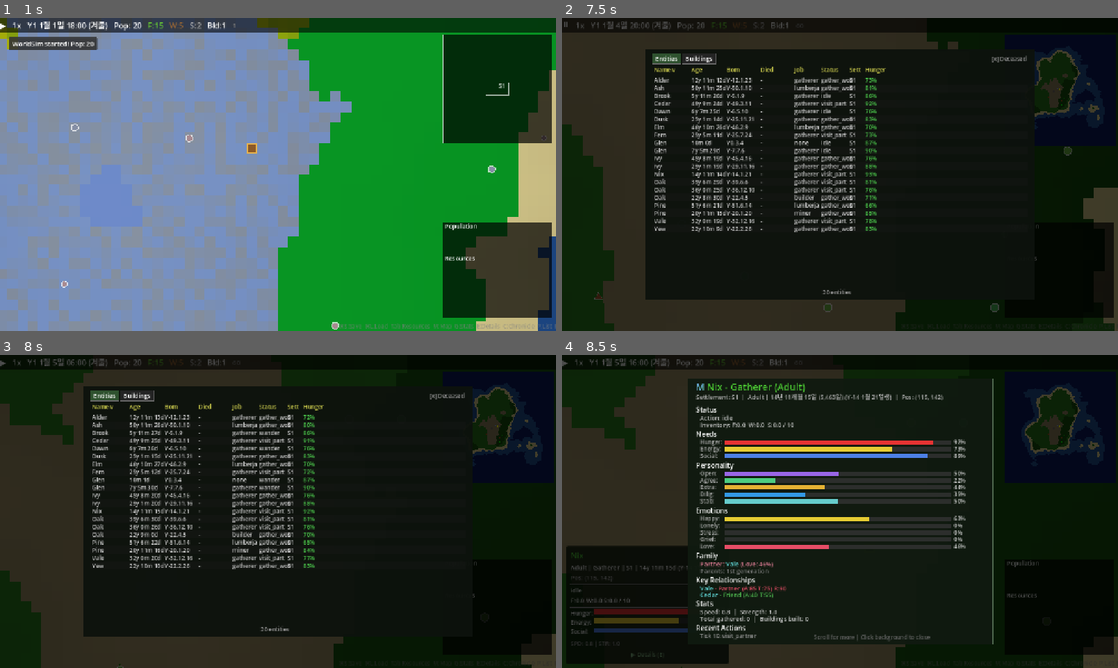
Above: before the commit, frames 1-4 (two rows, left to right).
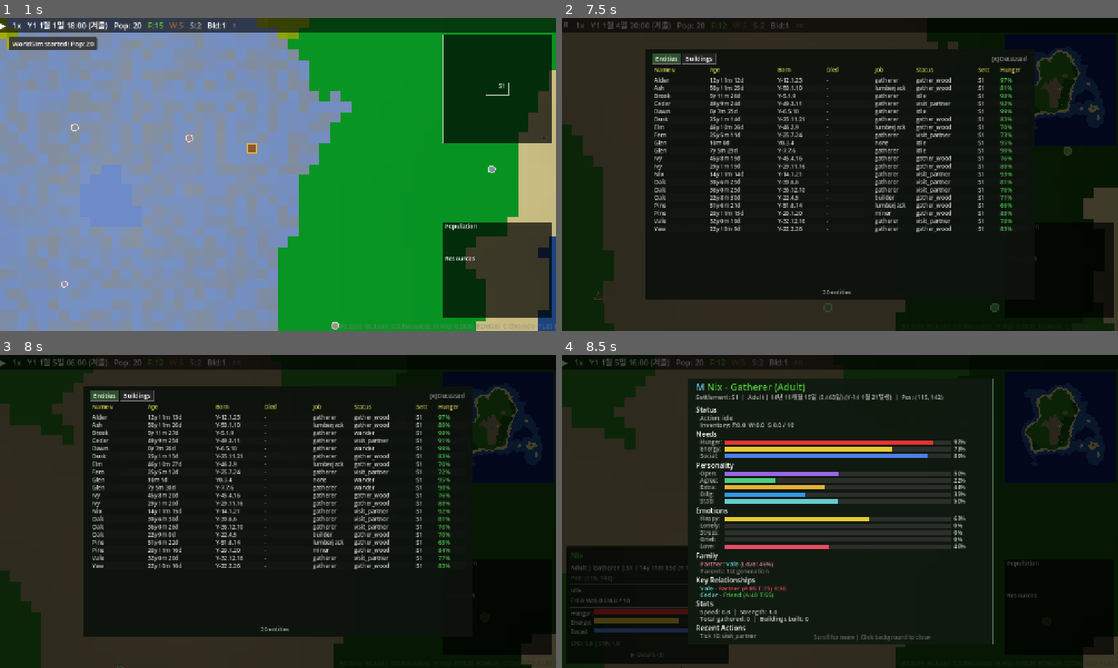
Above: after the commit, the same moments.

Repository: hyunlord/new-world
Game: Godot game, scene res://scenes/main/main.tscn
The game is run twice, just before and just after one commit, with the same random seed, the same clock (stepped at 60 frames per second) and the same inputs.
Inputs (mouse positions are in pixels of both pictures, inside the frame that each line leads up to):
- Up to frame 1 (1 s): tap Enter at 0.5 s; drag from (494, 89) to (333, 105) at 0.52 s
- Up to frame 2 (7.5 s): drag from (1056, 271) to (812, 237) at 1.27 s; tap Space at 2, 3.77, 5.75 s; move the mouse to (840, 174) at 2.02 s; hold D 2.03-2.75 s; tap Tab at 2.1 s; click (840, 174) at 2.17 s; drag from (812, 237) to (673, 127) at 2.77 s; tap Enter at 3.5 s; move the mouse to (1006, 221) at 3.52 s; hold A 3.53-4.25 s; tap G at 3.6 s; drag from (673, 127) to (756, 96) at 4.27 s; click "▶ Details (E)" at 5 s; move the mouse to (840, 174) at 5.77 s; hold S 5.78-6.5 s; tap N at 5.85 s; click (840, 174) at 5.92 s; drag from (756, 96) to (728, 190) at 6.52 s; move the mouse to (962, 158) at 7.27 s; hold W from 7.28 s (still down); tap P at 7.35 s
- Up to frame 3 (8 s): keep holding W; tap Space at 7.52 s
- Up to frame 4 (8.5 s): release W at 8 s; drag from (840, 511) to (812, 574) at 8.02 s

Frame 1 is identical in both runs. In frame 2, 8.3% of the frame differs, in the area x 23-83%, y 1-69%; in frame 3, 8.5%, in the area x 23-83%, y 2-69%; in frame 4, less than 0.1%.

Commit message:
feat: entity list layout, deceased detail fix, child starvation overhaul (T-2010)
- Proportional column widths (min_width + weight), text clipping, scroll guard
- Deceased click opens detail panel (signal routing: open_entity_ prefix)
- Childcare partial feeding when food scarce but not zero
- Child-specific starvation grace: infant 50, toddler 40, child 30, teen 20
- Hunger decay reduced: infant 0.2x, toddler 0.3x, child 0.4x
- Childcare thresholds raised to 0.9/0.95 (nearly always feeding)

Co-Authored-By: Claude Sonnet 4.5 <noreply@anthropic.com>

Diff:
--- a/scripts/core/game_config.gd
+++ b/scripts/core/game_config.gd
@@ -262,8 +262,8 @@
 ## Childcare & Child Development
 ## ══════════════════════════════════════
 const CHILDCARE_TICK_INTERVAL: int = 10
-const CHILDCARE_HUNGER_THRESHOLD: float = 0.7
-const CHILDCARE_INFANT_HUNGER_THRESHOLD: float = 0.8
+const CHILDCARE_HUNGER_THRESHOLD: float = 0.9
+const CHILDCARE_INFANT_HUNGER_THRESHOLD: float = 0.95
 
 ## Feed amounts per childcare tick (food units from stockpile)
 const CHILDCARE_FEED_AMOUNTS: Dictionary = {
@@ -275,10 +275,19 @@
 
 ## Hunger decay multiplier by age stage (applied in NeedsSystem)
 const CHILD_HUNGER_DECAY_MULT: Dictionary = {
-	"infant": 0.3,
-	"toddler": 0.4,
-	"child": 0.5,
+	"infant": 0.2,
+	"toddler": 0.3,
+	"child": 0.4,
 	"teen": 0.85,
+}
+
+## Child-specific starvation grace ticks (longer than adult STARVATION_GRACE_TICKS=25)
+## Academic basis: Gurven & Kaplan 2007, Pontzer 2018 — child starvation rare in forager societies
+const CHILD_STARVATION_GRACE_TICKS: Dictionary = {
+	"infant": 50,
+	"toddler": 40,
+	"child": 30,
+	"teen": 20,
 }
 
 ## Siler a1 care protection: well-fed infants (hunger > 0.3) get mortality * this factor
--- a/scripts/systems/childcare_system.gd
+++ b/scripts/systems/childcare_system.gd
@@ -46,12 +46,16 @@
 			continue
 
 		var available_food: float = _get_settlement_food(settlement_id)
+		if available_food <= 0.0:
+			if CHILDCARE_DEBUG:
+				print("[CHILDCARE_DEBUG] Tick %d | %s SKIP: no food at all" % [tick, child.entity_name])
+			continue
 		if available_food < feed_amount:
+			feed_amount = available_food
 			if CHILDCARE_DEBUG:
-				print("[CHILDCARE_DEBUG] Tick %d | %s SKIP: no food (need %.2f, have %.2f)" % [
-					tick, child.entity_name, feed_amount, available_food,
+				print("[CHILDCARE_DEBUG] Tick %d | %s PARTIAL: need more but giving %.2f" % [
+					tick, child.entity_name, feed_amount,
 				])
-			continue
 
 		var old_hunger: float = child.hunger
 		var withdrawn: float = _withdraw_food(settlement_id, feed_amount)
--- a/scripts/systems/needs_system.gd
+++ b/scripts/systems/needs_system.gd
@@ -45,10 +45,11 @@
 		entity.energy = clampf(entity.energy, 0.0, 1.0)
 		entity.social = clampf(entity.social, 0.0, 1.0)
 
-		# Starvation check with grace period
+		# Starvation check with grace period (children get longer grace)
 		if entity.hunger <= 0.0:
 			entity.starving_timer += 1
-			if entity.starving_timer >= GameConfig.STARVATION_GRACE_TICKS:
+			var grace: int = GameConfig.CHILD_STARVATION_GRACE_TICKS.get(entity.age_stage, GameConfig.STARVATION_GRACE_TICKS)
+			if entity.starving_timer >= grace:
 				emit_event("entity_starved", {
 					"entity_id": entity.id,
 					"entity_name": entity.entity_name,
--- a/scripts/ui/entity_detail_panel.gd
+++ b/scripts/ui/entity_detail_panel.gd
@@ -330,7 +330,7 @@
 					if registry != null:
 						var record: Dictionary = registry.get_record(other_id)
 						if record.size() > 0:
-							other_name = record.get("name", "?") + "(d)"
+							other_name = record.get("name", "?") + " ☠"
 				var type_color: Color = REL_TYPE_COLORS.get(rel.type, Color.GRAY)
 				# Draw clickable name
 				var npos := Vector2(cx + 10, cy + 12)
--- a/scripts/ui/list_panel.gd
+++ b/scripts/ui/list_panel.gd
@@ -38,14 +38,14 @@
 
 ## Column definitions for entities
 const ENTITY_COLUMNS: Array = [
-	{"key": "name", "label": "Name", "width": 80},
-	{"key": "age", "label": "Age", "width": 75},
-	{"key": "born", "label": "Born", "width": 72},
-	{"key": "died", "label": "Died", "width": 72},
-	{"key": "job", "label": "Job", "width": 55},
-	{"key": "status", "label": "Status", "width": 60},
-	{"key": "settlement", "label": "Sett", "width": 30},
-	{"key": "hunger", "label": "Hunger", "width": 45},
+	{"key": "name", "label": "Name", "min_width": 70, "weight": 15},
+	{"key": "age", "label": "Age", "min_width": 90, "weight": 18},
+	{"key": "born", "label": "Born", "min_width": 72, "weight": 10},
+	{"key": "died", "label": "Died", "min_width": 72, "weight": 10},
+	{"key": "job", "label": "Job", "min_width": 55, "weight": 10},
+	{"key": "status", "label": "Status", "min_width": 80, "weight": 17},
+	{"key": "settlement", "label": "Sett", "min_width": 28, "weight": 5},
+	{"key": "hunger", "label": "Hunger", "min_width": 42, "weight": 8},
 ]
 
 const BUILDING_COLUMNS: Array = [
@@ -66,6 +66,23 @@
 	if date.is_empty():
 		return "?"
 	return "Y%d.%d.%d" % [date.get("year", 0), date.get("month", 1), date.get("day", 1)]
+
+
+func _compute_column_widths(columns: Array, available_width: float) -> Array:
+	var total_weight: float = 0.0
+	var total_min: float = 0.0
+	for col in columns:
+		total_weight += float(col.get("weight", 10))
+		total_min += float(col.get("min_width", 50))
+	var pad_total: float = float(columns.size() - 1) * COL_PAD
+	var usable: float = available_width - pad_total
+	var extra: float = maxf(0.0, usable - total_min)
+	var widths: Array = []
+	for col in columns:
+		var min_w: float = float(col.get("min_width", 50))
+		var w: float = float(col.get("weight", 10))
+		widths.append(min_w + extra * (w / total_weight))
+	return widths
 
 
 func _process(_delta: float) -> void:
@@ -171,6 +188,7 @@
 
 func _draw_entity_list(font: Font, cx: float, start_cy: float, panel_w: float, panel_h: float, fs_body: int, fs_small: int) -> void:
 	var cy: float = start_cy
+	var col_widths: Array = _compute_column_widths(ENTITY_COLUMNS, panel_w - 30.0)
 
 	# Gather data
 	var rows: Array = []
@@ -251,14 +269,16 @@
 
 	# Column headers (sortable)
 	var col_x: float = cx + 5
-	for col in ENTITY_COLUMNS:
+	for idx in range(ENTITY_COLUMNS.size()):
+		var col: Dictionary = ENTITY_COLUMNS[idx]
+		var cw: float = col_widths[idx]
 		var label: String = col.label
 		if _sort_key == col.key:
 			label += " %s" % ("v" if _sort_ascending else "^")
-		var header_rect := Rect2(col_x, cy, col.width, 16)
-		draw_string(font, Vector2(col_x, cy + 12), label, HORIZONTAL_ALIGNMENT_LEFT, -1, fs_small, Color(0.8, 0.8, 0.3))
+		var header_rect := Rect2(col_x, cy, cw, 16)
+		draw_string(font, Vector2(col_x, cy + 12), label, HORIZONTAL_ALIGNMENT_LEFT, int(cw) - 2, fs_small, Color(0.8, 0.8, 0.3))
 		_sort_rects.append({"rect": header_rect, "key": col.key})
-		col_x += col.width + COL_PAD
+		col_x += cw + COL_PAD
 	cy += 18.0
 	draw_line(Vector2(cx, cy), Vector2(panel_w - 15, cy), Color(0.3, 0.3, 0.3), 1.0)
 	cy += 4.0
@@ -278,6 +298,9 @@
 			break
 
 		var draw_y: float = row_area_top + row_y - _scroll_offset
+		if draw_y < row_area_top:
+			row_y += ROW_HEIGHT
+			continue
 		var is_deceased: bool = row.get("deceased", false)
 		var text_color: Color = Color(0.5, 0.5, 0.5) if is_deceased else Color(0.8, 0.8, 0.8)
 		var row_rect := Rect2(cx, draw_y, panel_w - 30, ROW_HEIGHT)
@@ -291,46 +314,46 @@
 		var display_name: String = row.name
 		if is_deceased:
 			display_name = "☠ " + display_name
-		draw_string(font, Vector2(col_x, draw_y + 14), display_name, HORIZONTAL_ALIGNMENT_LEFT, col_x + ENTITY_COLUMNS[0].width - 5, fs_small, text_color if not is_deceased else Color(0.6, 0.4, 0.4))
-		col_x += ENTITY_COLUMNS[0].width + COL_PAD
+		draw_string(font, Vector2(col_x, draw_y + 14), display_name, HORIZONTAL_ALIGNMENT_LEFT, int(col_widths[0]) - 2, fs_small, text_color if not is_deceased else Color(0.6, 0.4, 0.4))
+		col_x += col_widths[0] + COL_PAD
 
 		# Age (short format)
 		var age_text: String = row.get("age_display", "%d" % int(row.age))
-		draw_string(font, Vector2(col_x, draw_y + 14), age_text, HORIZONTAL_ALIGNMENT_LEFT, -1, fs_small, text_color)
-		col_x += ENTITY_COLUMNS[1].width + COL_PAD
+		draw_string(font, Vector2(col_x, draw_y + 14), age_text, HORIZONTAL_ALIGNMENT_LEFT, int(col_widths[1]) - 2, fs_small, text_color)
+		col_x += col_widths[1] + COL_PAD
 
 		# Born
-		draw_string(font, Vector2(col_x, draw_y + 14), row.get("born_display", "?"), HORIZONTAL_ALIGNMENT_LEFT, -1, fs_small, text_color)
-		col_x += ENTITY_COLUMNS[2].width + COL_PAD
+		draw_string(font, Vector2(col_x, draw_y + 14), row.get("born_display", "?"), HORIZONTAL_ALIGNMENT_LEFT, int(col_widths[2]) - 2, fs_small, text_color)
+		col_x += col_widths[2] + COL_PAD
 
 		# Died
 		var died_text: String = row.get("died_display", "-")
 		var died_color: Color = Color(0.6, 0.3, 0.3) if is_deceased else text_color
-		draw_string(font, Vector2(col_x, draw_y + 14), died_text, HORIZONTAL_ALIGNMENT_LEFT, -1, fs_small, died_color)
-		col_x += ENTITY_COLUMNS[3].width + COL_PAD
+		draw_string(font, Vector2(col_x, draw_y + 14), died_text, HORIZONTAL_ALIGNMENT_LEFT, int(col_widths[3]) - 2, fs_small, died_color)
+		col_x += col_widths[3] + COL_PAD
 
 		# Job
-		draw_string(font, Vector2(col_x, draw_y + 14), str(row.job).substr(0, 8), HORIZONTAL_ALIGNMENT_LEFT, -1, fs_small, text_color)
-		col_x += ENTITY_COLUMNS[4].width + COL_PAD
+		draw_string(font, Vector2(col_x, draw_y + 14), str(row.job), HORIZONTAL_ALIGNMENT_LEFT, int(col_widths[4]) - 2, fs_small, text_color)
+		col_x += col_widths[4] + COL_PAD
 
 		# Status
-		var status_text: String = str(row.status).substr(0, 10)
+		var status_text: String = str(row.status)
 		var status_color: Color = text_color
 		if is_deceased:
 			status_color = Color(0.6, 0.3, 0.3)
-		draw_string(font, Vector2(col_x, draw_y + 14), status_text, HORIZONTAL_ALIGNMENT_LEFT, -1, fs_small, status_color)
-		col_x += ENTITY_COLUMNS[5].width + COL_PAD
+		draw_string(font, Vector2(col_x, draw_y + 14), status_text, HORIZONTAL_ALIGNMENT_LEFT, int(col_widths[5]) - 2, fs_small, status_color)
+		col_x += col_widths[5] + COL_PAD
 
 		# Settlement
 		var sett_text: String = "S%d" % row.settlement if row.settlement > 0 else "-"
-		draw_string(font, Vector2(col_x, draw_y + 14), sett_text, HORIZONTAL_ALIGNMENT_LEFT, -1, fs_small, text_color)
-		col_x += ENTITY_COLUMNS[6].width + COL_PAD
+		draw_string(font, Vector2(col_x, draw_y + 14), sett_text, HORIZONTAL_ALIGNMENT_LEFT, int(col_widths[6]) - 2, fs_small, text_color)
+		col_x += col_widths[6] + COL_PAD
 
 		# Hunger
 		if not is_deceased:
 			var h: float = row.hunger
 			var h_color: Color = Color(0.9, 0.2, 0.2) if h < 0.3 else (Color(0.9, 0.8, 0.2) if h < 0.6 else Color(0.3, 0.8, 0.3))
-			draw_string(font, Vector2(col_x, draw_y + 14), "%d%%" % int(h * 100), HORIZONTAL_ALIGNMENT_LEFT, -1, fs_small, h_color)
+			draw_string(font, Vector2(col_x, draw_y + 14), "%d%%" % int(h * 100), HORIZONTAL_ALIGNMENT_LEFT, int(col_widths[7]) - 2, fs_small, h_color)
 
 		# Register click region
 		_click_regions.append({"rect": row_rect, "entity_id": row.id, "deceased": is_deceased})
@@ -388,7 +411,7 @@
 
 func _on_entity_clicked(entity_id: int, is_deceased: bool) -> void:
 	if is_deceased:
-		SimulationBus.ui_notification.emit("open_deceased_%d" % entity_id, "command")
+		SimulationBus.ui_notification.emit("open_entity_%d" % entity_id, "command")
 	else:
 		SimulationBus.entity_selected.emit(entity_id)
 		SimulationBus.ui_notification.emit("open_entity_detail", "command")
Not shown, changed: PROGRESS.md
Not shown, changed: docs/CHANGELOG.md
Not shown, changed: docs/GAME_BALANCE.md
